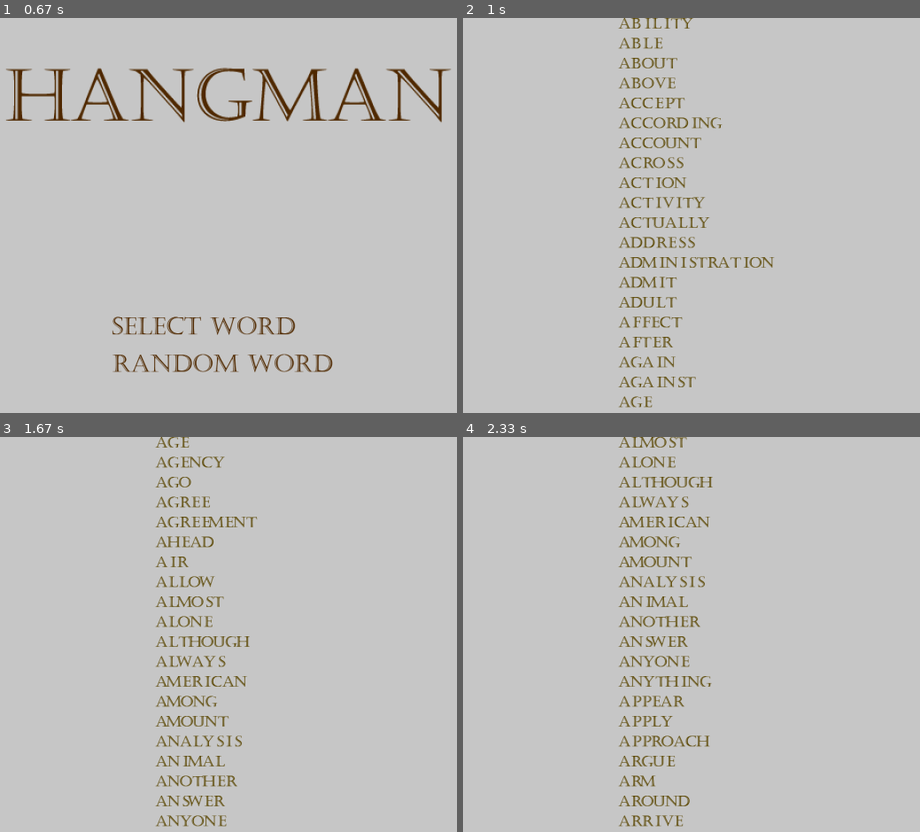
Above: before the commit, frames 1-4 (two rows, left to right).
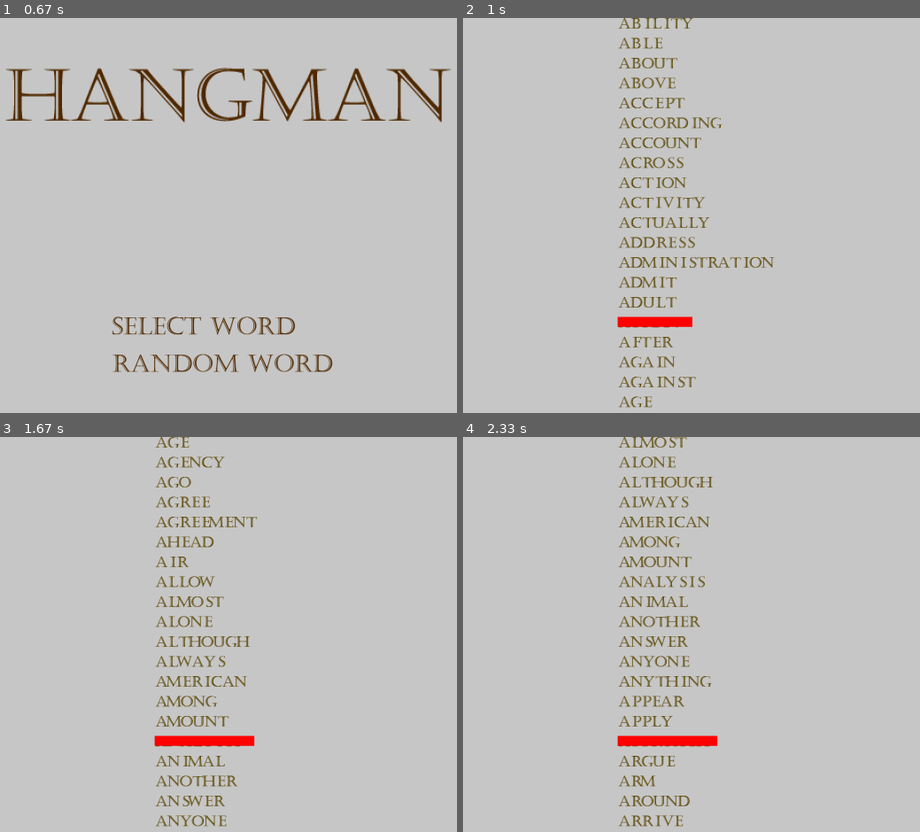
Above: after the commit, the same moments.

Repository: OM3G424747/Pygame_Hangman
Game: pygame game, started from Hangman_Game.py
Two runs of this game, one before a commit and one after it. Both use one fixed random seed, a clock stepped at 60 frames per second and the inputs below.
Inputs (mouse positions are in pixels of both pictures, inside the frame that each line leads up to):
- Up to frame 1 (0.67 s): click (214, 361) at 0.38 s
- Up to frame 2 (1 s): click (664, 326) at 0.72 s
- Up to frame 3 (1.67 s): hold Up 1-1.47 s; hold Down from 1.5 s (still down)
- Up to frame 4 (2.33 s): release Down at 1.8 s; hold Up 1.83-2.2 s; hold Down from 2.23 s (still down)

Frame 1 is identical in both runs. In frame 2, 0.4% of the frame differs, in the area x 33-51%, y 75-79%; in frame 3, 0.6%, in the area x 33-56%, y 75-79%; in frame 4, 0.6%.

Commit message:
Update Hangman_Game.py
included red hitboxes for testing purposes on text list :

the purpose of these boxes is to measure when the text becomes clickable and will be removed after testing

Diff:
--- a/Hangman_Game.py
+++ b/Hangman_Game.py
@@ -555,8 +555,15 @@
                             selectionRangeList.append(Counter)
                         Counter = Counter + 1
                         startingY_pos = startingY_pos + spaceBetweenWords
-
-                        stringToText(Word_List[selectionRangeList[i-1]], startingX_pos, SelectionY_pos[i-1], self.Game_Screen)
+                        wordWidth = 0
+
+
+                        if mousePos[0] >= startingX_pos and mousePos[0] <= startingX_pos + len(Word_List[selectionRangeList[i-1]]) * 25 and mousePos[1] >= SelectionY_pos[i-1] and mousePos[1] <= SelectionY_pos[i-1] + textHeight:
+                            stringToText(Word_List[selectionRangeList[i-1]], startingX_pos, SelectionY_pos[i-1], self.Game_Screen)
+                            pygame.draw.rect(self.Game_Screen, (255,0,0), [startingX_pos,SelectionY_pos[i-1],len(Word_List[selectionRangeList[i-1]]) * 25,20])
+                            #TODO - add a function to caculatee the average length of a word being printed - feed into Y pos hitbox
+                        else:
+                            stringToText(Word_List[selectionRangeList[i-1]], startingX_pos, SelectionY_pos[i-1], self.Game_Screen)
 
                         if keys[pygame.K_DOWN] == True:
                             #use list of numbers to blit a different word onto the screan, and increase those numbers as the screen scrolls down
